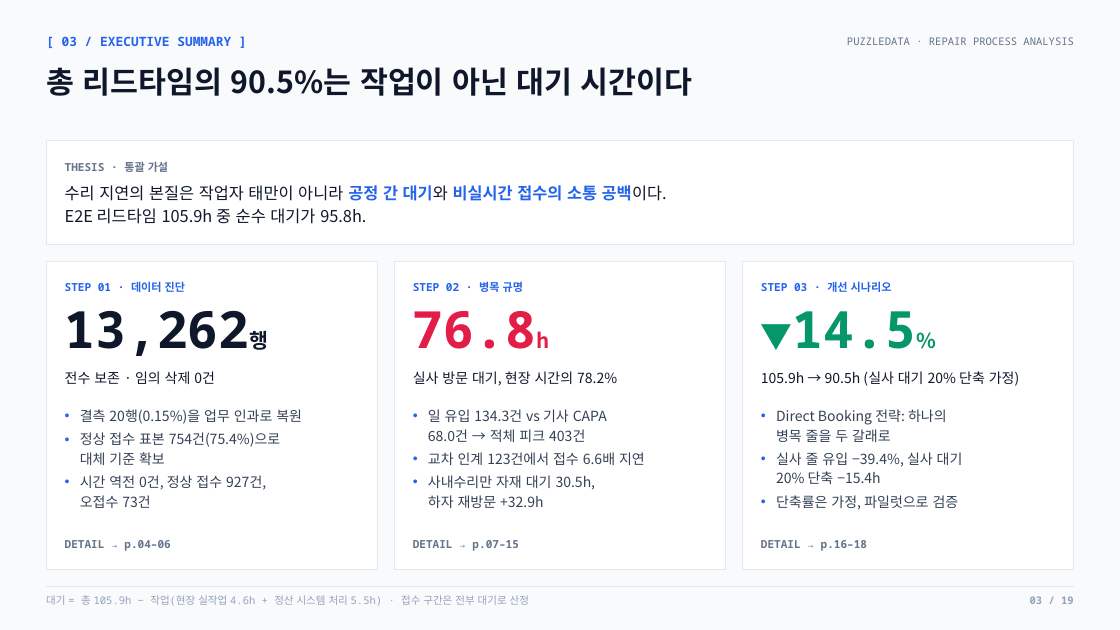
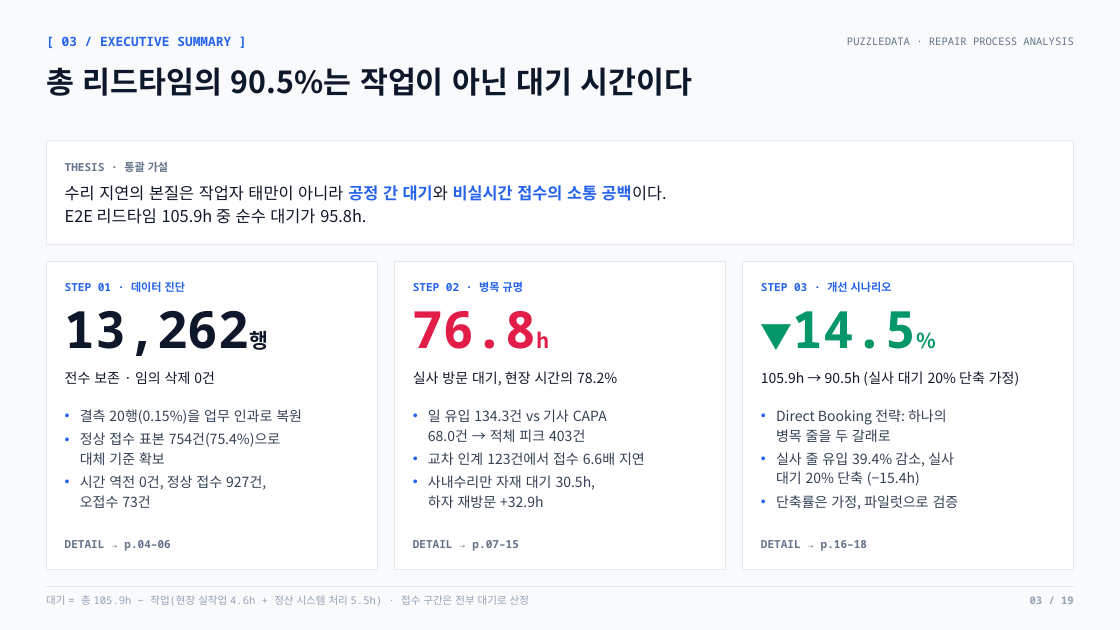
Before and after one commit to nus1245/puzzle_data, a slide deck: slide 3 of outputs/pptx/puzzledata_repair_report.pptx. Drawn at 1120x630 pixels with LibreOffice and Linux fonts; fonts in the diff are those of the drawing. Boxes give left, top, right and bottom in pixels: in the first picture for what was removed or moved away, otherwise in the second. Text is boxed around its words. In the diff, an @@ line names an element or a change of style, - is before the commit and + after.

```diff
--- a/outputs/pptx/puzzledata_repair_report.pptx
+++ b/outputs/pptx/puzzledata_repair_report.pptx
@@ text at bbox=[776, 452, 954, 486]: text changed @@
-• 실사 줄 유입 −39.4%, 실사 대기
-  20% 단축 −15.4h
+• 실사 줄 유입 39.4% 감소, 실사
+  대기 20% 단축 (−15.4h)
```
Also in this commit, not shown: 1 other slide changed, 3 other files.
